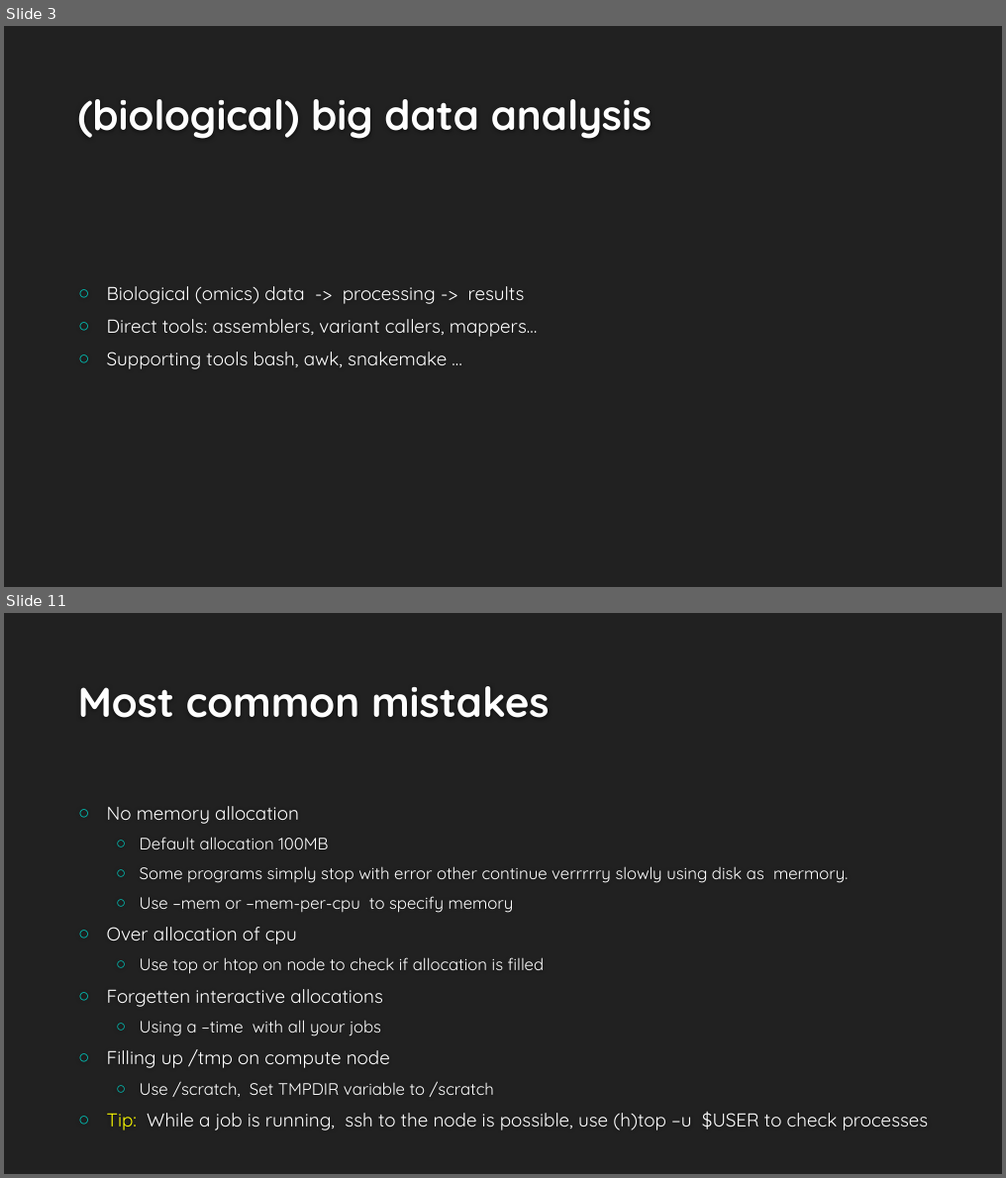
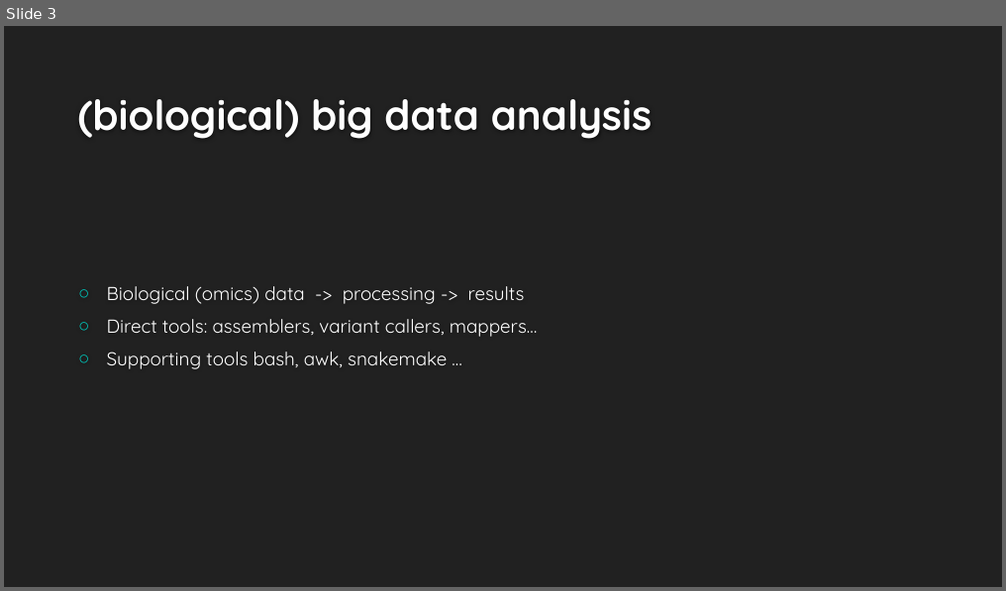
Before and after one commit to wdeleeuw/BBDA_git_course, a slide deck: GitConda.pptx. Shown one above the other, each under a label of ours: slides 3 and 11 before the commit, slide 3 after it; the slides between them are not shown. The pictures are 1006x1178 and 1006x591 pixels, drawn with LibreOffice and Linux fonts; fonts in the diff are those of the drawing; background and template pictures are left out. Boxes give left, top, right and bottom in pixels: in the first picture for what was removed or moved away, otherwise in the second. Text is boxed around its words. In the diff, an @@ line names an element or a change of style, - is before the commit and + after.

```diff
--- a/GitConda.pptx
+++ b/GitConda.pptx
@@ slide 11 removed at [4, 613, 1002, 1174], background #212121 @@
@@ title removed at [78, 686, 549, 718] @@
-Most common mistakes
@@ text removed at [107, 806, 929, 1131] @@
-○ No memory allocation
-  ○ Default allocation 100MB
-  ○ Some programs simply stop with error other continue verrrrry slowly using disk as mermory.
-  ○ Use –mem or –mem-per-cpu to specify memory
-○ Over allocation of cpu
-  ○ Use top or htop on node to check if allocation is filled
-○ Forgetten interactive allocations
-  ○ Using a –time with all your jobs
-○ Filling up /tmp on compute node
-  ○ Use /scratch, Set TMPDIR variable to /scratch
-○ Tip: While a job is running, ssh to the node is possible, use (h)top –u $USER to check processes
```
Also in this commit, not shown: 5 slides changed, 2 slides added, 4 other slides removed, 2 other files.
